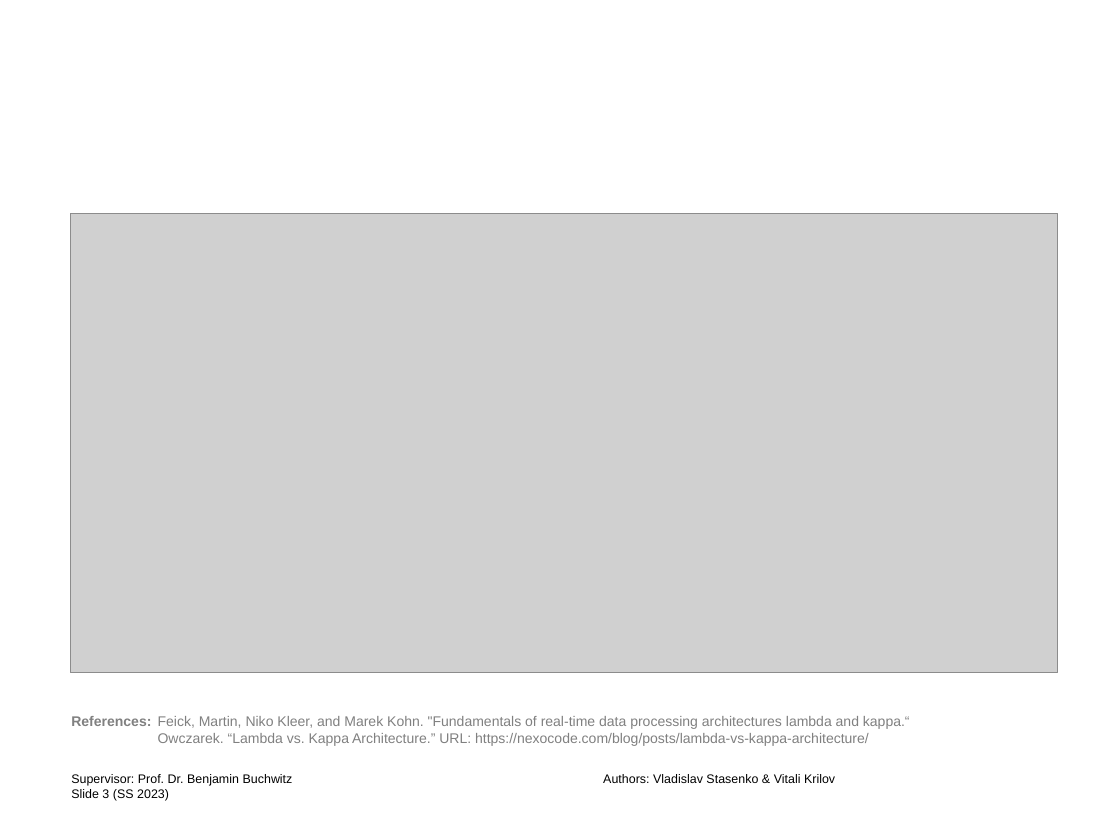
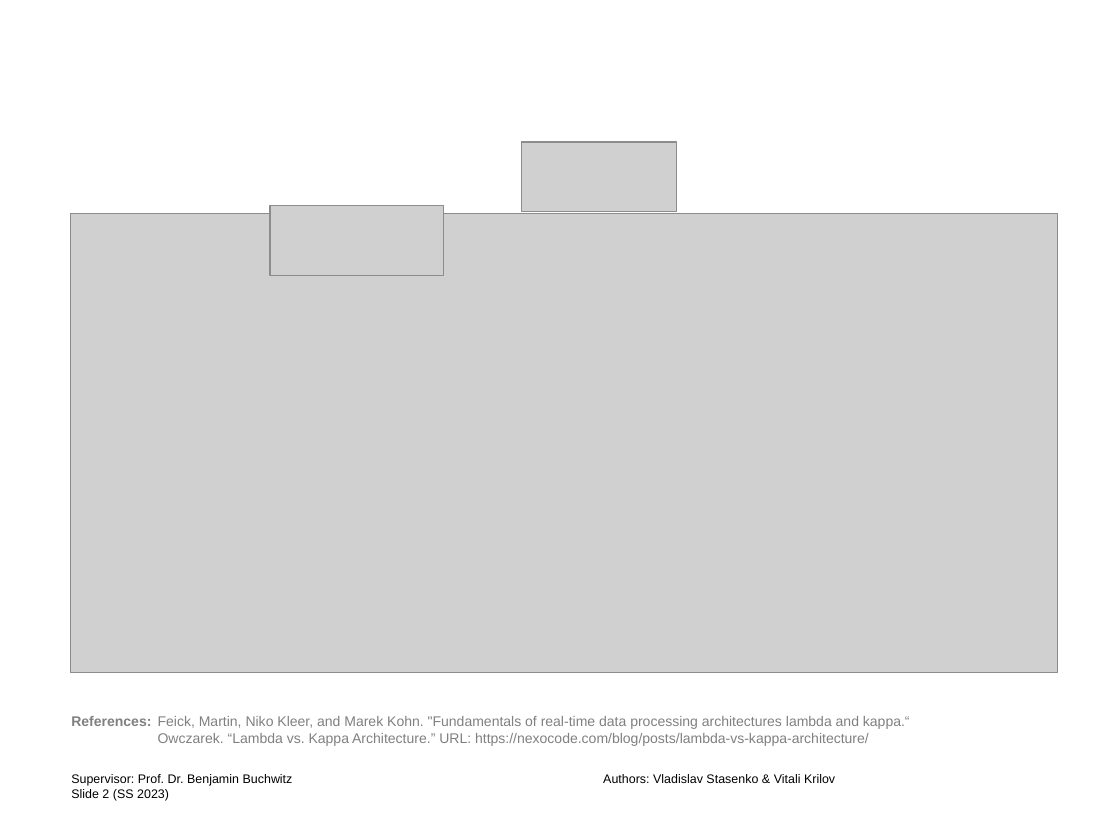
Before and after one commit to vladislabv/stream-processing, a slide deck: slide 2 of content/presentation/Presentation-Stream-Processing.pptx (slide 3 before the commit). Drawn at 1120x840 pixels with LibreOffice and Linux fonts; fonts in the diff are those of the drawing; grey boxes stand for pictures; background and template pictures are left out. Boxes give left, top, right and bottom in pixels: in the first picture for what was removed or moved away, otherwise in the second. Text is boxed around its words. In the diff, an @@ line names an element or a change of style, - is before the commit and + after.

```diff
--- a/content/presentation/Presentation-Stream-Processing.pptx
+++ b/content/presentation/Presentation-Stream-Processing.pptx
@@ picture added at [522,142,676,212] @@
@@ picture added at [270,206,444,276] @@
@@ text at [71,774,293,801]: text changed @@
-Supervisor: Prof. Dr. Benjamin Buchwitz
-Slide 3 (SS 2023)
+Supervisor: Prof. Dr. Benjamin Buchwitz
+Slide 2 (SS 2023)
```
Also in this commit, not shown: 1 other slide changed, 3 slides added, 1 slide removed, 1 other file.
